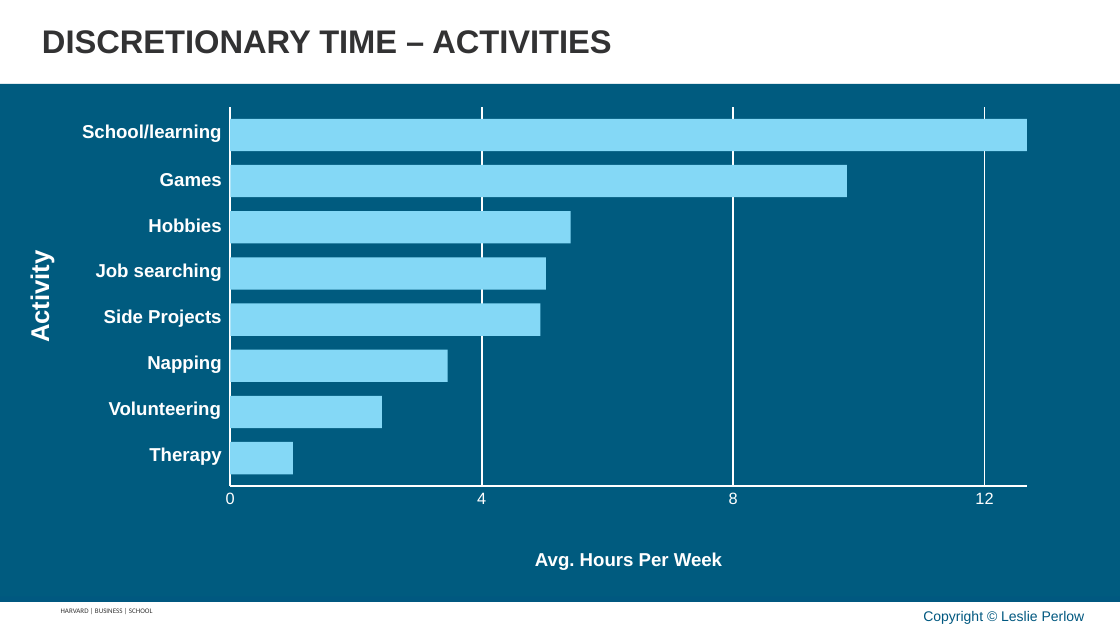
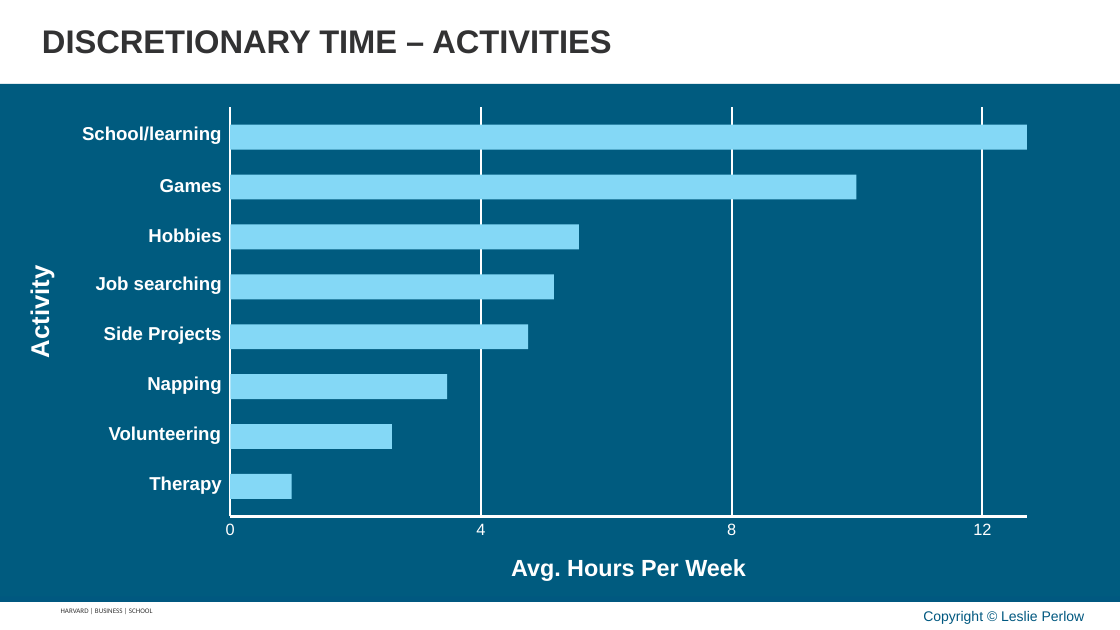
Before and after one commit to APPLITICS/lifematrix-deck-automation, a slide deck: slide 39 of outputs/generated_slides.pptx. Drawn at 1120x630 pixels with LibreOffice and Linux fonts; fonts in the diff are those of the drawing; background and template pictures are left out. Boxes give left, top, right and bottom in pixels: in the first picture for what was removed or moved away, otherwise in the second. Text is boxed around its words. In the diff, an @@ line names an element or a change of style, - is before the commit and + after.

```diff
--- a/outputs/generated_slides.pptx
+++ b/outputs/generated_slides.pptx
@@ rectangle: place and size @@
-rectangle at [230,108,1027,486]
+rectangle at [230,108,1027,517]
@@ freeform shape: place and size @@
-freeform shape at [230,108,230,486]
+freeform shape at [230,108,230,517]
@@ freeform shape: place and size @@
-freeform shape at [481,108,481,486]
+freeform shape at [481,108,481,517]
@@ freeform shape: place and size @@
-freeform shape at [734,108,734,486]
+freeform shape at [732,108,732,517]
@@ freeform shape: place and size @@
-freeform shape at [985,108,985,486]
+freeform shape at [983,108,983,517]
@@ rectangle: place and size @@
-rectangle at [230,118,1027,150]
+rectangle at [230,124,1027,150]
@@ text "Games": place and size @@
-text "Games" at [160,173,222,187]
+text "Games" at [160,179,222,193]
@@ rectangle: place and size @@
-rectangle at [230,165,847,197]
+rectangle at [230,175,856,200]
@@ text "Hobbies": place and size @@
-text "Hobbies" at [148,218,221,233]
+text "Hobbies" at [148,228,221,243]
@@ rectangle: place and size @@
-rectangle at [230,211,571,243]
+rectangle at [230,224,579,250]
@@ rectangle: place and size @@
-rectangle at [230,303,540,335]
+rectangle at [230,275,554,300]
@@ 3 texts: place and size @@
-3 texts at [26,259,222,340]
+3 texts at [26,275,222,356]
@@ rectangle: place and size @@
-rectangle at [230,257,546,289]
+rectangle at [230,324,528,350]
@@ text "Napping": place and size @@
-text "Napping" at [147,355,221,373]
+text "Napping" at [147,376,221,394]
@@ rectangle: place and size @@
-rectangle at [230,350,448,381]
+rectangle at [230,374,447,399]
@@ text "Volunteering": place and size @@
-text "Volunteering" at [109,401,221,419]
+text "Volunteering" at [109,426,221,444]
@@ rectangle: place and size @@
-rectangle at [230,396,381,428]
+rectangle at [230,424,392,450]
@@ rectangle: place and size @@
-rectangle at [230,442,293,474]
+rectangle at [230,474,292,499]
@@ 5 texts, 1 freeform shape: place and size @@
-5 texts, 1 freeform shape at [149,447,1027,504]
+5 texts, 1 freeform shape at [149,476,1027,535]
@@ text "Avg. Hours Per Week": place and size @@
-text "Avg. Hours Per Week" at [535,552,722,570]
+text "Avg. Hours Per Week" at [511,559,746,581]
@@ text "Avg. Hours Per Week" at [511,559,746,581]: size 16 to 20 pt; line spacing 16pt to 20pt @@
```
Also in this commit, not shown: 13 other slides changed, 21 slides added.
